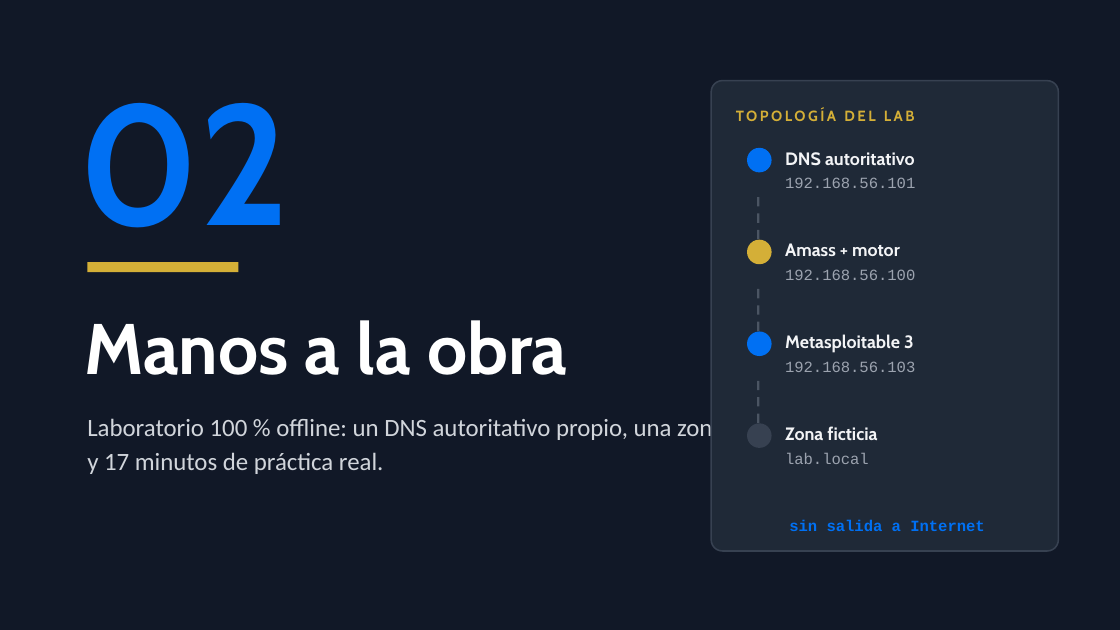
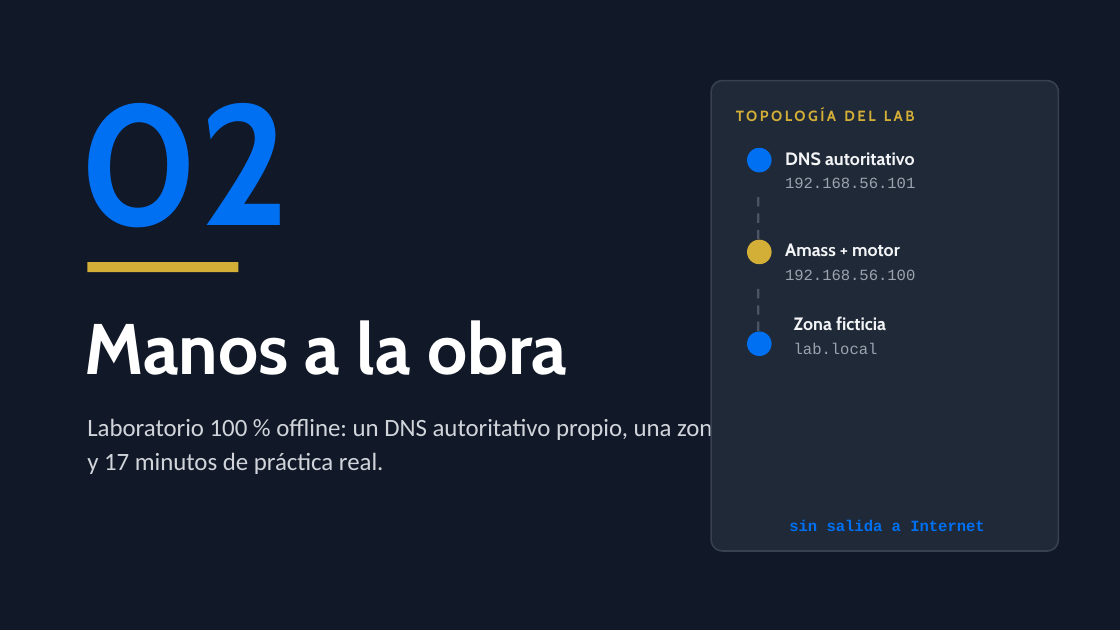
Before and after one commit to Mista299/lab-amass-owasp-seguridad-info, a slide deck: slide 7 of slides/output/OWASP-Amass-Presentacion.pptx. Drawn at 1120x630 pixels with LibreOffice and Linux fonts; fonts in the diff are those of the drawing. Boxes give left, top, right and bottom in pixels: in the first picture for what was removed or moved away, otherwise in the second. Text is boxed around its words. In the diff, an @@ line names an element or a change of style, - is before the commit and + after.

```diff
--- a/slides/output/OWASP-Amass-Presentacion.pptx
+++ b/slides/output/OWASP-Amass-Presentacion.pptx
@@ text "Zona ficticia": place and size @@
-text "Zona ficticia" at bbox=[785, 426, 877, 440]
+text "Zona ficticia" at bbox=[794, 316, 886, 330]
@@ text removed at bbox=[785, 334, 914, 353] @@
-Metasploitable 3
@@ text "lab.local": place and size @@
-text "lab.local" at bbox=[785, 453, 869, 464]
+text "lab.local" at bbox=[794, 343, 878, 354]
@@ line removed from (758, 381) to (758, 423) @@
@@ text removed at bbox=[785, 361, 915, 372] @@
-192.168.56.103
@@ ellipse removed at bbox=[747, 423, 772, 448] @@
```
Also in this commit, not shown: 7 other files.
